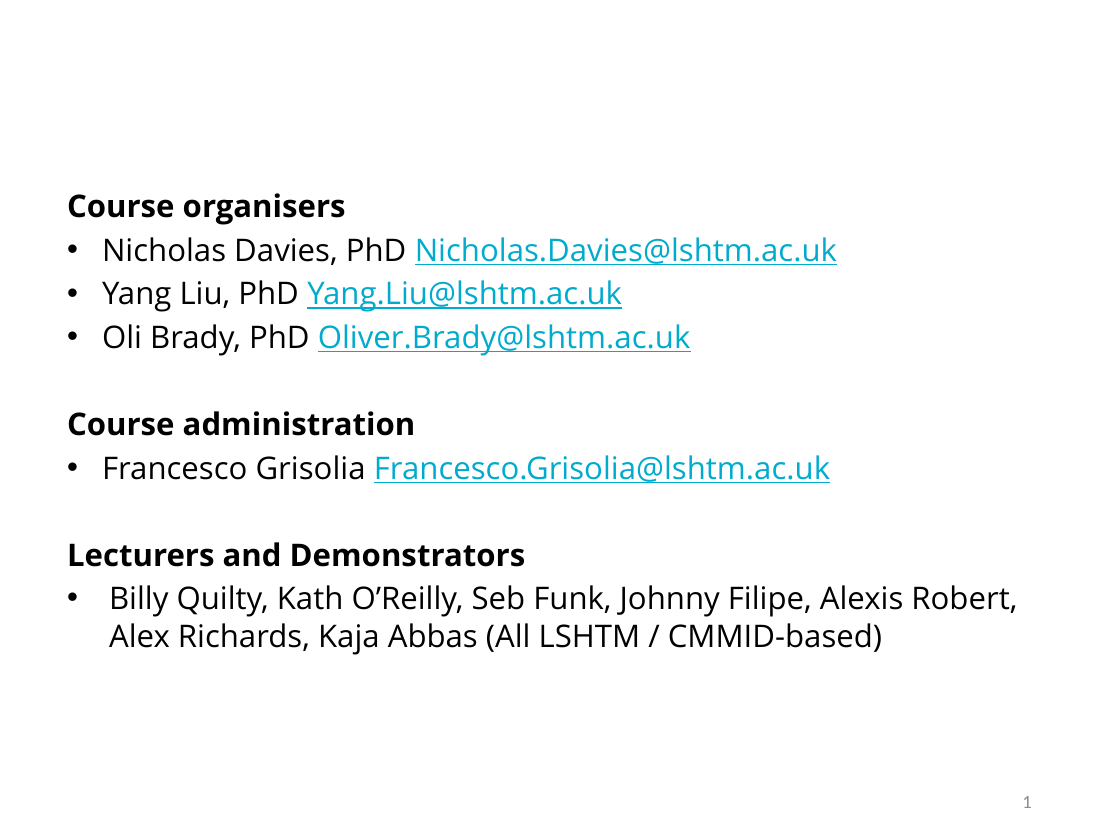
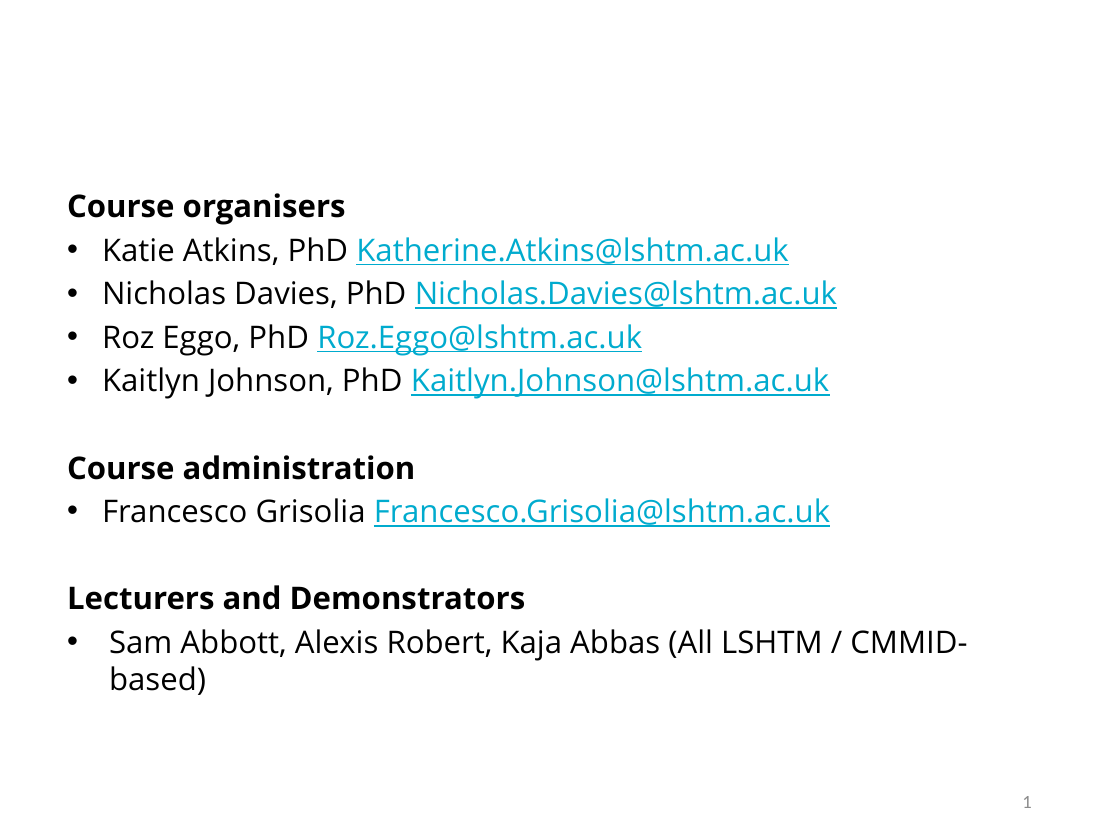
Before and after one commit to cmmid/mtm, a slide deck: slide 2 of slides/Lecture_01_Intro.pptx. Drawn at 1120x840 pixels with LibreOffice and Linux fonts; fonts in the diff are those of the drawing; background and template pictures are left out. Boxes give left, top, right and bottom in pixels: in the first picture for what was removed or moved away, otherwise in the second. Text is boxed around its words. In the diff, an @@ line names an element or a change of style, - is before the commit and + after.

```diff
--- a/slides/Lecture_01_Intro.pptx
+++ b/slides/Lecture_01_Intro.pptx
@@ text at bbox=[102, 237, 788, 265]: paragraph added @@
+• Katie Atkins, PhD Katherine.Atkins@lshtm.ac.uk
@@ text at bbox=[102, 324, 829, 399]: text changed @@
-• Yang Liu, PhD Yang.Liu@lshtm.ac.uk
-• Oli Brady, PhD Oliver.Brady@lshtm.ac.uk
+• Roz Eggo, PhD Roz.Eggo@lshtm.ac.uk
+• Kaitlyn Johnson, PhD Kaitlyn.Johnson@lshtm.ac.uk
@@ text at bbox=[109, 629, 967, 695]: text changed @@
-• Billy Quilty, Kath O’Reilly, Seb Funk, Johnny Filipe, Alexis Robert, Alex Richards, Kaja Abbas (All LSHTM / CMMID-based)
+• Sam Abbott, Alexis Robert, Kaja Abbas (All LSHTM / CMMID-based)
```
Also in this commit, not shown: 3 other slides changed, 1 other file.
